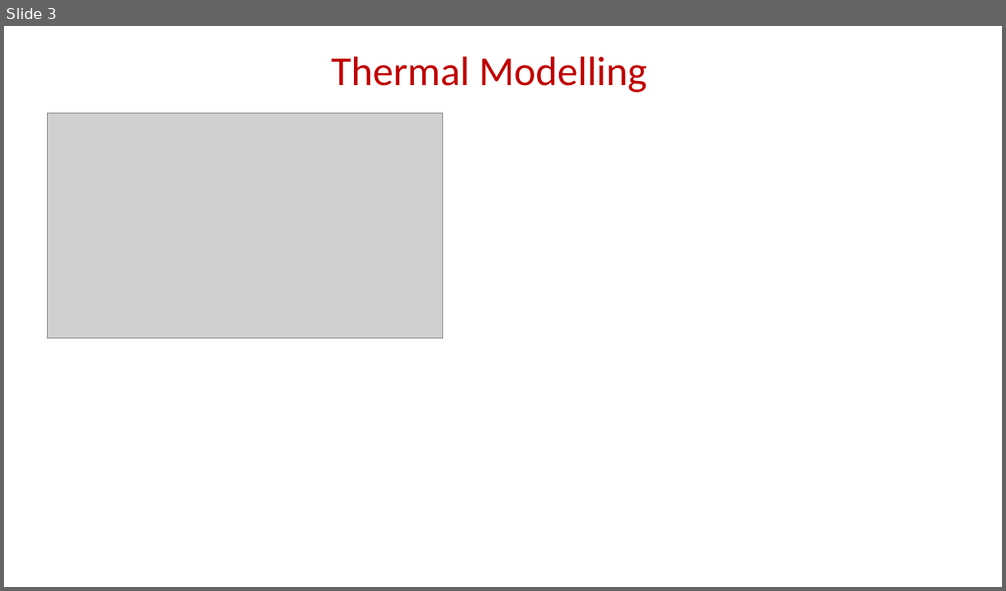
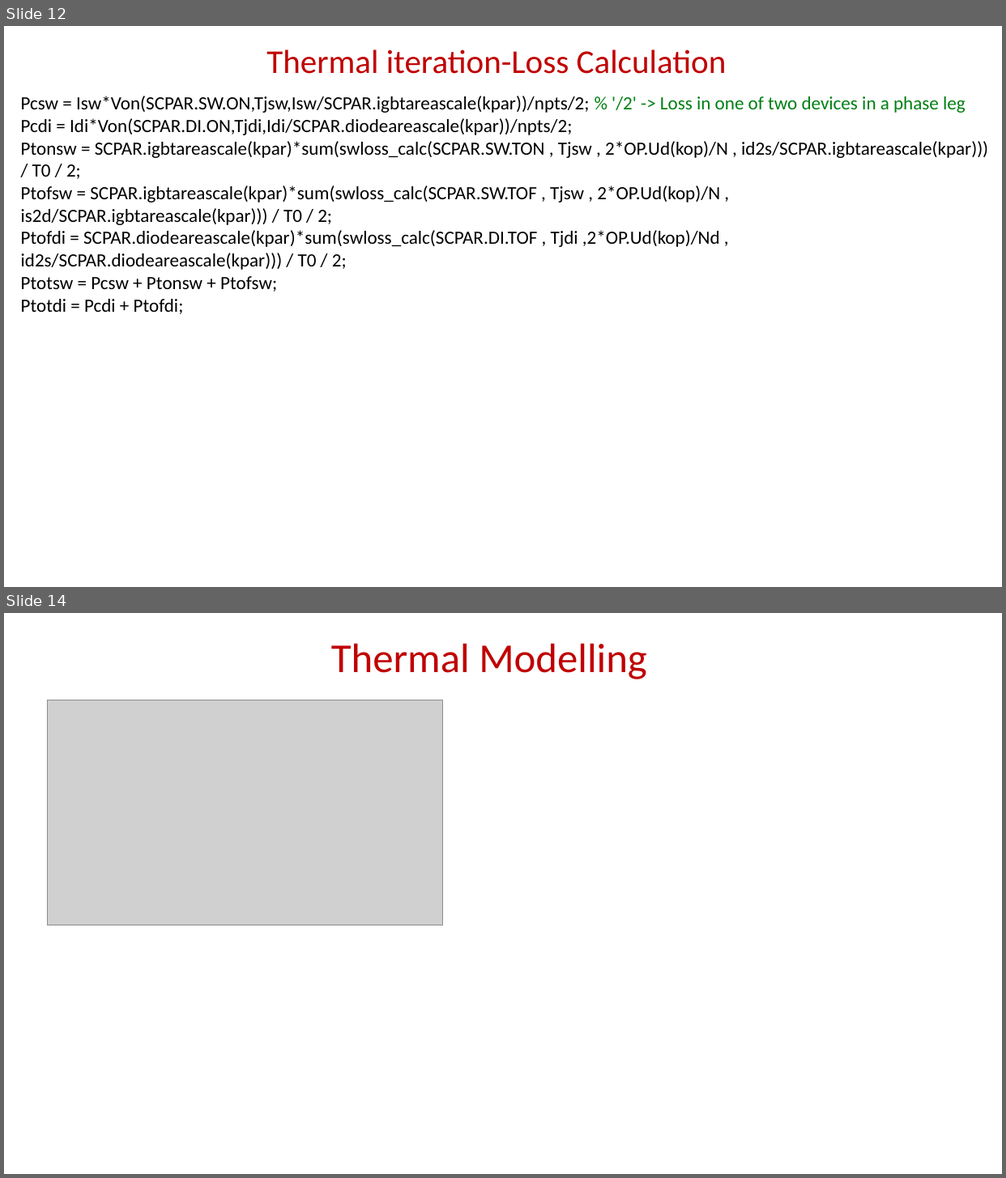
Before and after one commit to EnesAyaz/KTH, a slide deck: Weekly-Reports/IterativeSolutuon.pptx. Shown one above the other, each under a label of ours: slide 3 before the commit, slides 12 and 14 after it; the slides between them are not shown. The pictures are 1006x591 and 1006x1178 pixels, drawn with LibreOffice and Linux fonts; fonts in the diff are those of the drawing; grey boxes stand for pictures. Boxes give left, top, right and bottom in pixels: in the first picture for what was removed or moved away, otherwise in the second. Text is boxed around its words. In the diff, an @@ line names an element or a change of style, - is before the commit and + after.

```diff
--- a/Weekly-Reports/IterativeSolutuon.pptx
+++ b/Weekly-Reports/IterativeSolutuon.pptx
@@ slide 12 added at (4,26,1002,587), background #FFFFFF @@
@@ title added at (266,49,727,74), 32 pt, text #C00000 @@
+Thermal iteration-Loss Calculation
@@ text added at (21,96,988,314), 18 pt, text #000000 @@
+Pcsw = Isw*Von(SCPAR.SW.ON,Tjsw,Isw/SCPAR.igbtareascale(kpar))/npts/2; % '/2' -> Loss in one of two devices in a phase leg
+Pcdi = Idi*Von(SCPAR.DI.ON,Tjdi,Idi/SCPAR.diodeareascale(kpar))/npts/2;
+Ptonsw = SCPAR.igbtareascale(kpar)*sum(swloss_calc(SCPAR.SW.TON , Tjsw , 2*OP.Ud(kop)/N , id2s/SCPAR.igbtareascale(kpar))) / T0 / 2;
+Ptofsw = SCPAR.igbtareascale(kpar)*sum(swloss_calc(SCPAR.SW.TOF , Tjsw , 2*OP.Ud(kop)/N , is2d/SCPAR.igbtareascale(kpar))) / T0 / 2;
+Ptofdi = SCPAR.diodeareascale(kpar)*sum(swloss_calc(SCPAR.DI.TOF , Tjdi ,2*OP.Ud(kop)/Nd , id2s/SCPAR.diodeareascale(kpar))) / T0 / 2;
+Ptotsw = Pcsw + Ptonsw + Ptofsw;
+Ptotdi = Pcdi + Ptofdi;
@@ what was slide 3 is now slide 14 @@
```
Also in this commit, not shown: 1 slide changed, 9 other slides added, 1 slide removed, 7 other files.
